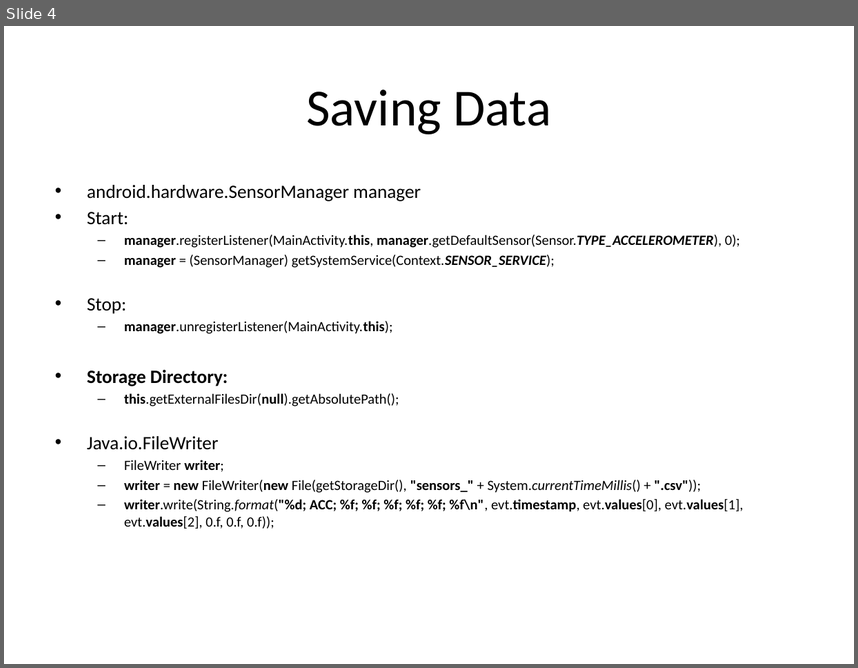
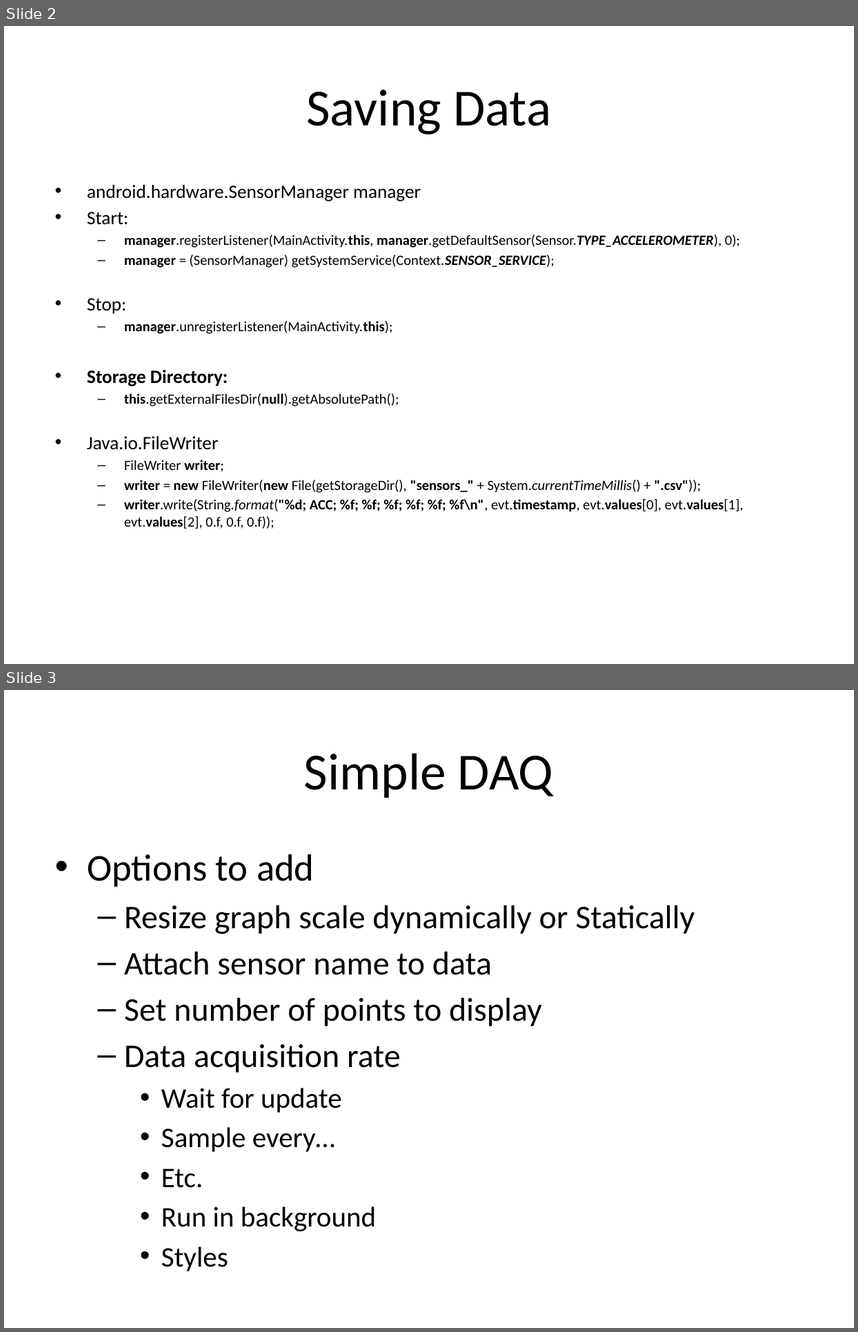
Before and after one commit to DirectionAndMagnitude/BlueCube, a slide deck: AppDevelopment.pptx. Shown one above the other, each under a label of ours: slide 4 before the commit, slides 2 and 3 after it. The pictures are 858x668 and 858x1332 pixels, drawn with LibreOffice and Linux fonts; fonts in the diff are those of the drawing. Boxes give left, top, right and bottom in pixels: in the first picture for what was removed or moved away, otherwise in the second. Text is boxed around its words. In the diff, an @@ line names an element or a change of style, - is before the commit and + after.

Commit message:
Updating New_Study
Updating New_Study approach to build data bases

```diff
--- a/AppDevelopment.pptx
+++ b/AppDevelopment.pptx
@@ slide 3 added at (x1=4, y1=690, x2=854, y2=1328), background #FFFFFF @@
@@ title added at (x1=304, y1=753, x2=554, y2=798), 44 pt, text #000000 @@
+Simple DAQ
@@ text added at (x1=87, y1=854, x2=695, y2=1271), 28 pt, text #000000 @@
+• Options to add
+  – Resize graph scale dynamically or Statically
+  – Attach sensor name to data
+  – Set number of points to display
+  – Data acquisition rate
+    • Wait for update
+    • Sample every…
+    • Etc.
+    • Run in background
+    • Styles
@@ what was slide 4 is now slide 2 @@
```
Also in this commit, not shown: 1 other slide added, 3 slides removed, 25 other files.
